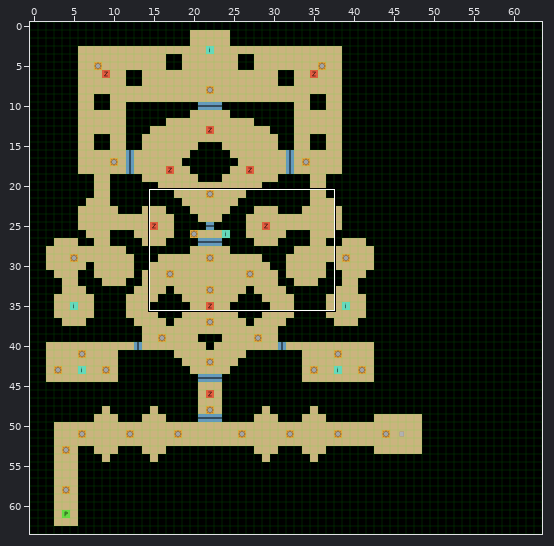
Tiled map (JSON), stored at assets/maps/chap2.json. The picture above shows the old version from afar; the outline marks the close-up.
Close-up. Old version:
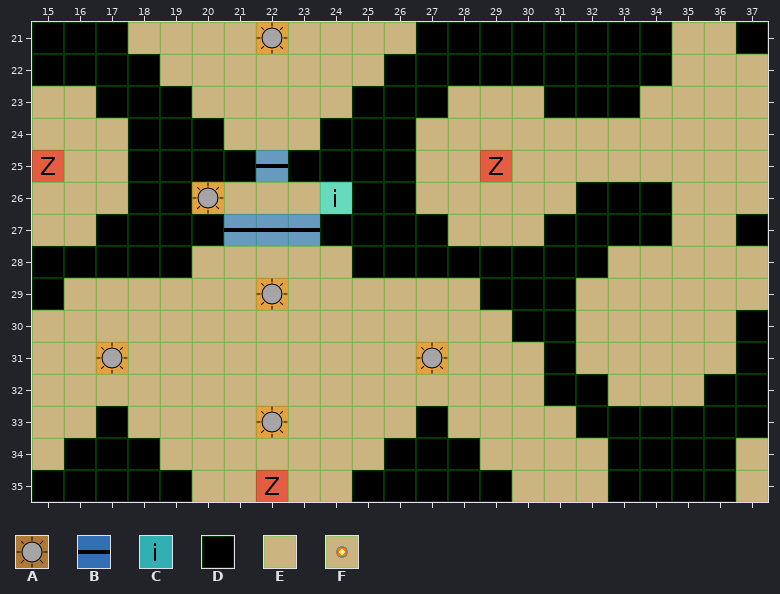
Cells are 32x32 px. Shown: x 15..37, y 21..35.
Key: from "items": A 0, B 3, C 5; from "terrain": D 0, E 1, F 8.
_ is an empty cell.
Objects are placed by their top-left corner, in cells (3,4 is the top-left corner of cell 3,4); size is 1x1 cell unless given.
Layer "map" before, first column x 15:
21 DDDEEEEFEEEEDDDDDDDDEED
22 DDDDEEEEEEEDDDDDDDDDEEE
23 EEDDDEEEEEDDDEEEDDDEEEE
24 EEEDDDEEEDDDEEEEEEEEEEE
25 EEEDDDDEDDDDEEEEEEEEEEE
26 EEEDDFEEEEDDEEEEEDDDEEE
27 EEDDDDEEEDDDDEEEDDDDEED
28 DDDDDEEEEEDDDDDDDDEEEEE
29 DEEEEEEFEEEEEEDDDEEEEEE
30 EEEEEEEEEEEEEEEDDEEEEED
31 EEFEEEEEEEEEFEEEDEEEEED
32 EEEEEEEEEEEEEEEEDDEEEDD
33 EEDEEEEFEEEEDEEEEDDDDDD
34 EDDDEEEEEEEDDDEEEEDDDDE
35 DDDDDEEEEEDDDDDEEEDDDDE
Objects on layer "lights" before:
A "Light" at 22,21
A "Light" at 20,26
A "Light" at 22,29
A "Light" at 17,31
A "Light" at 27,31
A "Light" at 22,33
Objects on layer "doors" before:
B "HDoor" at 22,25
B "HDoor" at 22,27
B "HDoor" at 23,27
B "HDoor" at 21,27
Objects on layer "items" before:
C "importantNote" at 24,26
The result:
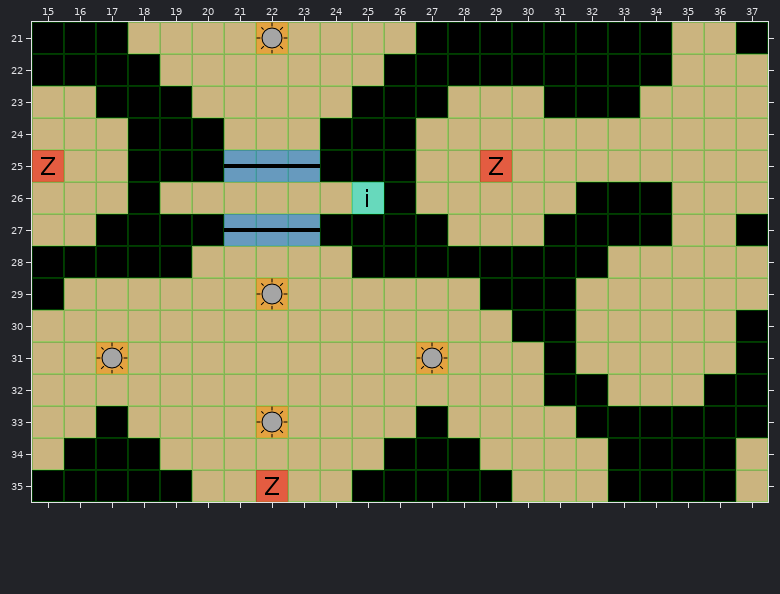
The commit says: Final version (PS : dumb Firefox cache is dumb)
The edit:
Layer "map":
y 25: x 21 D -> E; x 23 D -> E
y 26: x 19..20 DF -> EE; x 25 D -> E
Layer "lights":
removed: A "Light" at 20,26
Layer "doors":
added: B "HDoor" at 21,25
added: B "HDoor" at 23,25
Layer "items":
changed: C "importantNote" at 24,26 -> C "importantNote" at 25,26
Where, in picture pixels (left, top, right, bottom), the same in both close-ups:
changed: (160, 150, 256, 214)
changed: (288, 150, 384, 214)
